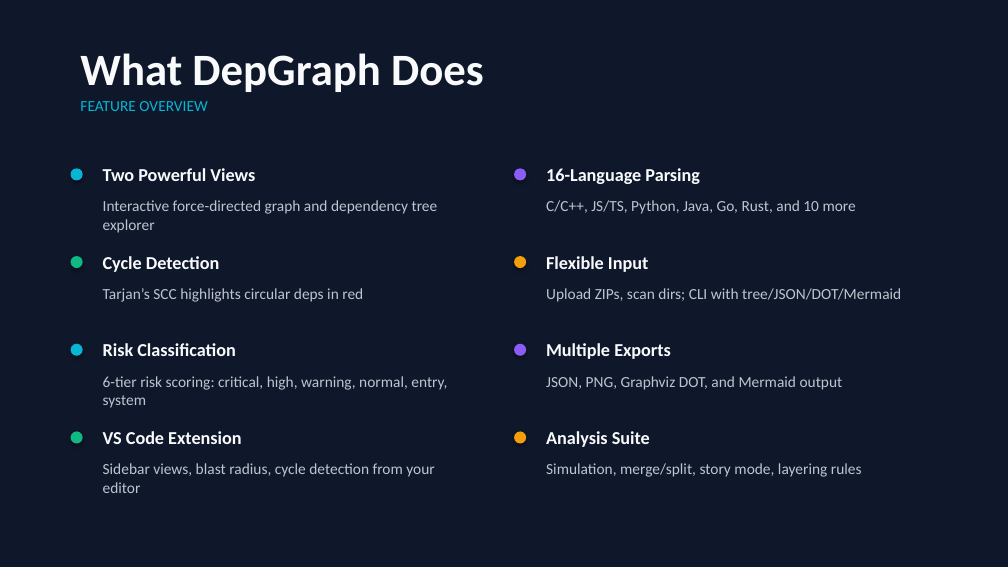
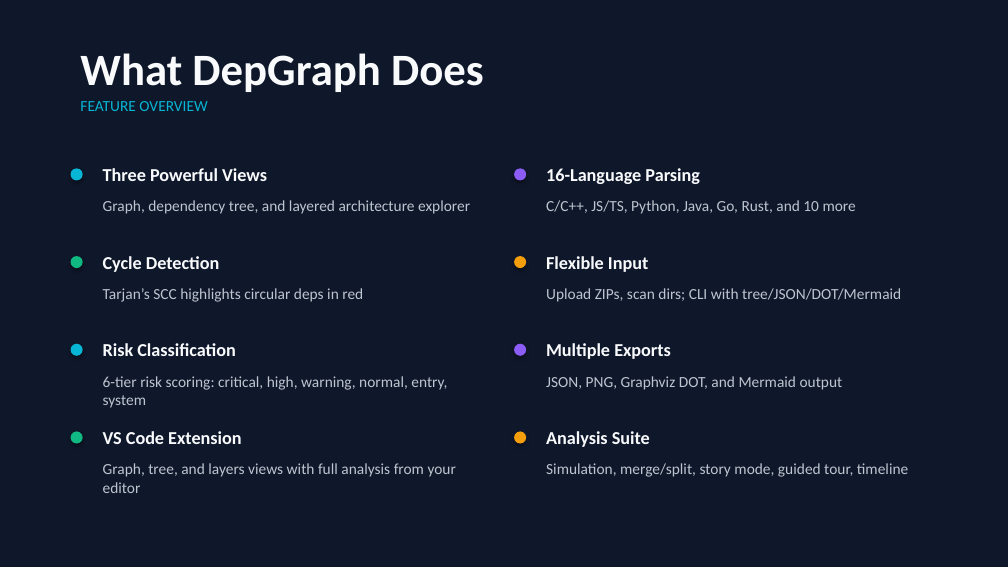
Before and after one commit to hstephan23/dep_graph, a slide deck: slide 3 of DepGraph.pptx. Drawn at 1008x567 pixels with LibreOffice and Linux fonts; fonts in the diff are those of the drawing. Boxes give left, top, right and bottom in pixels: in the first picture for what was removed or moved away, otherwise in the second. Text is boxed around its words. In the diff, an @@ line names an element or a change of style, - is before the commit and + after.

```diff
--- a/DepGraph.pptx
+++ b/DepGraph.pptx
@@ text at bbox=[103, 168, 267, 181]: text changed @@
-Two Powerful Views
+Three Powerful Views
@@ text at bbox=[103, 200, 470, 214]: text changed @@
-Interactive force-directed graph and dependency tree explorer
+Graph, dependency tree, and layered architecture explorer
@@ text at bbox=[103, 463, 456, 493]: text changed @@
-Sidebar views, blast radius, cycle detection from your editor
+Graph, tree, and layers views with full analysis from your editor
@@ text at bbox=[546, 463, 908, 477]: text changed @@
-Simulation, merge/split, story mode, layering rules
+Simulation, merge/split, story mode, guided tour, timeline
```
Also in this commit, not shown: 3 other slides changed, 1 slide added, 8 other files.
